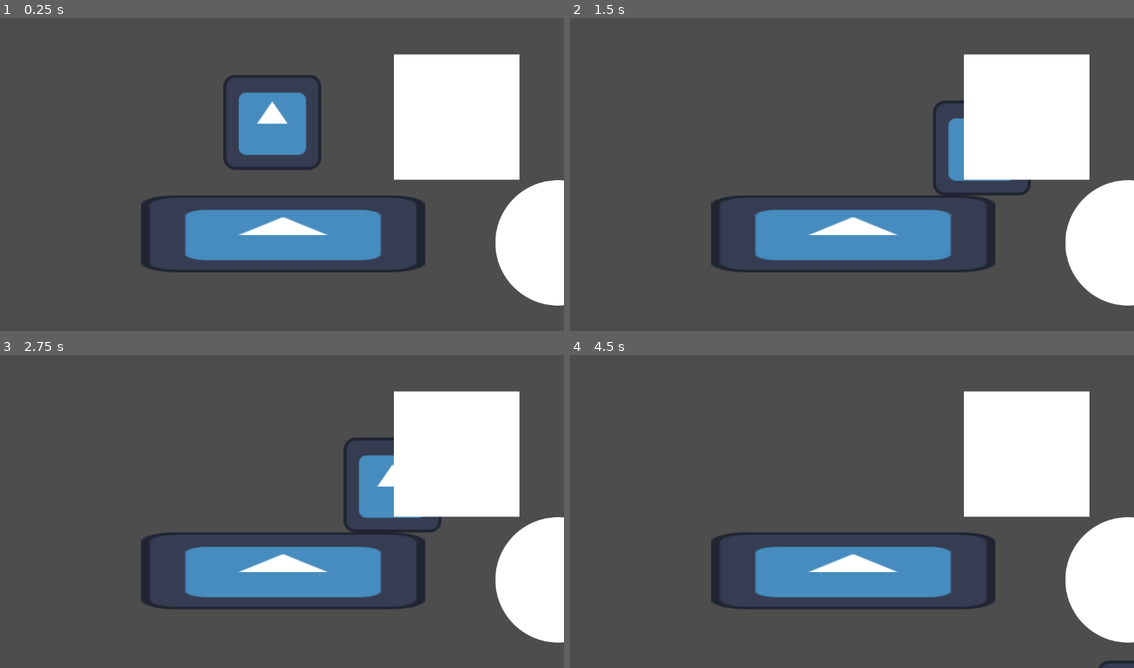
Above: before the commit, frames 1-4 (two rows, left to right).
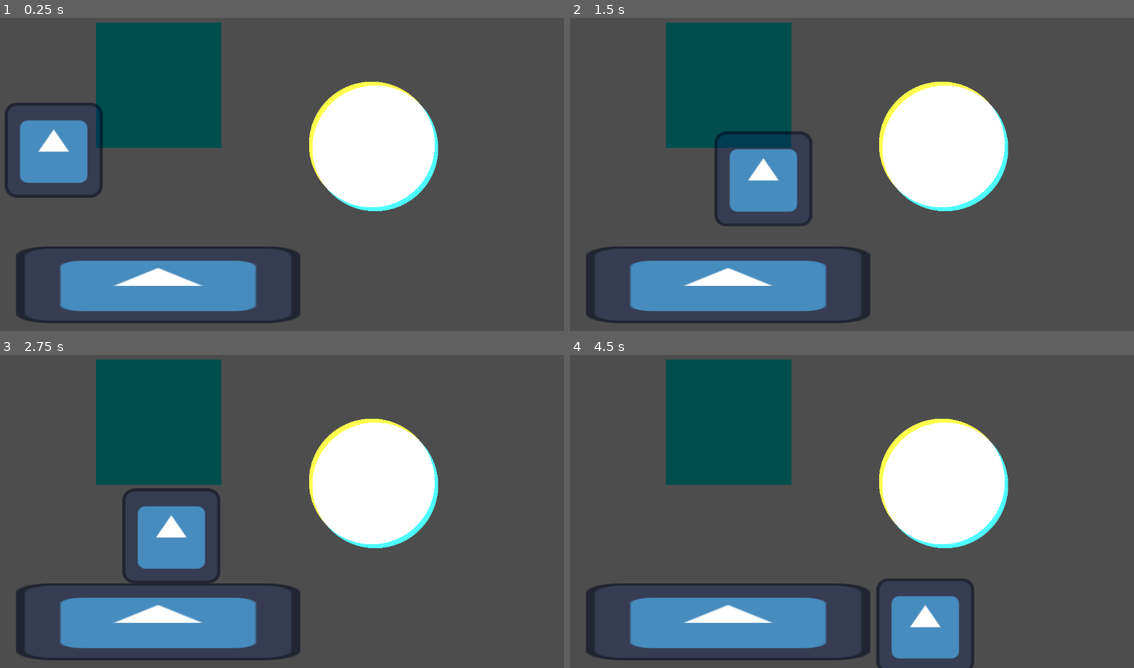
Above: after the commit, the same moments.

Repository: savardnm/mask-of-venus
Game: Godot game, scene res://main.tscn
The game is run twice, just before and just after one commit, with the same random seed, the same clock (stepped at 60 frames per second) and the same inputs. The engine's default icon, where the game draws it, is replaced by a stand-in: a white triangle on a blue panel in a dark square.
Inputs:
- Up to frame 1 (0.25 s): no input
- Up to frame 2 (1.5 s): tap Enter (ui_accept) at 0.5, 0.77 s; hold Right (ui_right) from 0.53 s (still down)
- Up to frame 3 (2.75 s): tap Enter (ui_accept) at 1.52 s; release Right (ui_right) at 2.03 s; hold Left (ui_left) from 2.03 s (still down)
- Up to frame 4 (4.5 s): release Left (ui_left) at 2.78 s; hold Right (ui_right) 2.78-4.28 s; tap Enter (ui_accept) at 3.02, 3.77 s; hold Left (ui_left) from 4.28 s (still down)

The runs differ from the first frame. In frame 1, 45% of the frame differs, in the area x 0-100%, y 1-98%; in frame 2, 42%; in frame 3, 42%; in frame 4, 42%.

Commit message:
add and subtract shader

Diff:
--- a/_scripts/test.gd
+++ b/_scripts/test.gd
@@ -1,5 +1,5 @@
 extends Node
-
+# extends Sprite2D
 
 # Called when the node enters the scene tree for the first time.
 func _ready() -> void:
@@ -8,7 +8,10 @@
 
 # Called every frame. 'delta' is the elapsed time since the previous frame.
 func _process(delta: float) -> void:
+	# print(self.modulate)
+	# print(self.name)
 	pass
 
 func _physics_process(delta: float) -> void:
+
 	pass
--- a/character_body_2d.gd
+++ b/character_body_2d.gd
@@ -5,6 +5,7 @@
 const JUMP_VELOCITY = -400.0
 
 func _process(delta):
+	print(delta)
 	pass
 
 
--- a/main.tscn
+++ b/main.tscn
@@ -1,10 +1,12 @@
 [gd_scene format=3 uid="uid://drioqy28s1o6k"]
 
-[ext_resource type="Script" path="res://character_body_2d.gd" id="1_ig7tw"]
+[ext_resource type="Script" uid="uid://b6rohtlnvv3ac" path="res://character_body_2d.gd" id="1_ig7tw"]
 [ext_resource type="Texture2D" uid="uid://b7k124ggs6xm" path="res://icon.svg" id="2_0xm2m"]
 [ext_resource type="Texture2D" uid="uid://csvjh0r3n4yni" path="res://Sprites/Basic Shapes/Circle.png" id="3_1bvp3"]
-[ext_resource type="Shader" uid="uid://bgjo1xn5xpugk" path="res://material/cyan.gdshader" id="4_7mycd"]
+[ext_resource type="Shader" uid="uid://bibkhctwhfcee" path="res://material/Shader_Subtract.gdshader" id="3_7mycd"]
+[ext_resource type="Shader" uid="uid://dq7a7puer14nj" path="res://material/Shader_Add.gdshader" id="4_7mycd"]
 [ext_resource type="Texture2D" uid="uid://dekens6qjnt02" path="res://Sprites/Basic Shapes/Square.png" id="4_lquwl"]
+[ext_resource type="Script" uid="uid://clhoiqvjxcdof" path="res://_scripts/test.gd" id="5_272bh"]
 
 [sub_resource type="CircleShape2D" id="CircleShape2D_0xm2m"]
 radius = 91.78235
@@ -12,14 +14,16 @@
 [sub_resource type="RectangleShape2D" id="RectangleShape2D_h2yge"]
 size = Vector2(438, 123)
 
+[sub_resource type="ShaderMaterial" id="ShaderMaterial_5vw27"]
+shader = ExtResource("4_7mycd")
+
 [sub_resource type="ShaderMaterial" id="ShaderMaterial_272bh"]
-render_priority = 0
-shader = ExtResource("4_7mycd")
+shader = ExtResource("3_7mycd")
 
 [node name="Root" type="Node2D" unique_id=848156233]
 
 [node name="CharacterBody2D" type="CharacterBody2D" parent="." unique_id=225960537]
-position = Vector2(557, 193)
+position = Vector2(111, 250)
 script = ExtResource("1_ig7tw")
 metadata/_edit_group_ = true
 
@@ -31,7 +35,7 @@
 texture = ExtResource("2_0xm2m")
 
 [node name="StaticBody2D" type="StaticBody2D" parent="." unique_id=256594757]
-position = Vector2(579, 479)
+position = Vector2(324, 583)
 metadata/_edit_group_ = true
 
 [node name="CollisionShape2D" type="CollisionShape2D" parent="StaticBody2D" unique_id=269165546]
@@ -44,11 +48,21 @@
 scale = Vector2(4.53125, 1.2265627)
 texture = ExtResource("2_0xm2m")
 
-[node name="Circle" type="Sprite2D" parent="." unique_id=1431873370]
-position = Vector2(1140, 468)
+[node name="Circle3" type="Sprite2D" parent="." unique_id=1431873370]
+material = SubResource("ShaderMaterial_5vw27")
+instance_shader_parameters/objectColor = Vector4(1, 1, 0, 1)
+position = Vector2(760, 267)
+texture = ExtResource("3_1bvp3")
+script = ExtResource("5_272bh")
+
+[node name="Circle2" type="Sprite2D" parent="." unique_id=1489596734]
+material = SubResource("ShaderMaterial_5vw27")
+instance_shader_parameters/objectColor = Vector4(0, 1, 1, 1)
+position = Vector2(767, 275)
 texture = ExtResource("3_1bvp3")
 
 [node name="Square" type="Sprite2D" parent="." unique_id=1838755886]
 material = SubResource("ShaderMaterial_272bh")
-position = Vector2(933, 211)
+instance_shader_parameters/objectColor = Vector4(1, 0, 0, 1)
+position = Vector2(325, 146)
 texture = ExtResource("4_lquwl")
--- /dev/null
+++ b/material/Shader_Add.gdshader
@@ -0,0 +1,20 @@
+shader_type canvas_item;
+render_mode blend_add;
+
+instance uniform vec4 objectColor;
+
+void vertex() {
+	// Called for every vertex the material is visible on.
+}
+
+void fragment() {
+	if (COLOR.a > 0.1){
+	  COLOR = objectColor;
+}
+
+}
+
+//void light() {
+//	// Called for every pixel for every light affecting the CanvasItem.
+//	// Uncomment to replace the default light processing function with this one.
+//}
--- /dev/null
+++ b/material/Shader_Subtract.gdshader
@@ -0,0 +1,20 @@
+shader_type canvas_item;
+render_mode blend_sub;
+
+instance uniform vec4 objectColor;
+
+void vertex() {
+	// Called for every vertex the material is visible on.
+}
+
+void fragment() {
+	if (COLOR.a > 0.1){
+	  COLOR = objectColor;
+}
+
+}
+
+//void light() {
+//	// Called for every pixel for every light affecting the CanvasItem.
+//	// Uncomment to replace the default light processing function with this one.
+//}
--- a/material/cyan.gdshader
+++ b/material/cyan.gdshader
@@ -5,9 +5,13 @@
 }
 
 void fragment(){
-  COLOR = vec4(0.4, 0.6, 0.9, 1.0);
+  COLOR = vec4(0,1,1,1);
 }
+void blend_add()
+{
 
+
+}
 //void light() {
 //	// Called for every pixel for every light affecting the material.
 //	// Uncomment to replace the default light processing function with this one.
Not shown, added: material/Shader_Add.gdshader.uid
Not shown, added: material/Shader_Subtract.gdshader.uid
